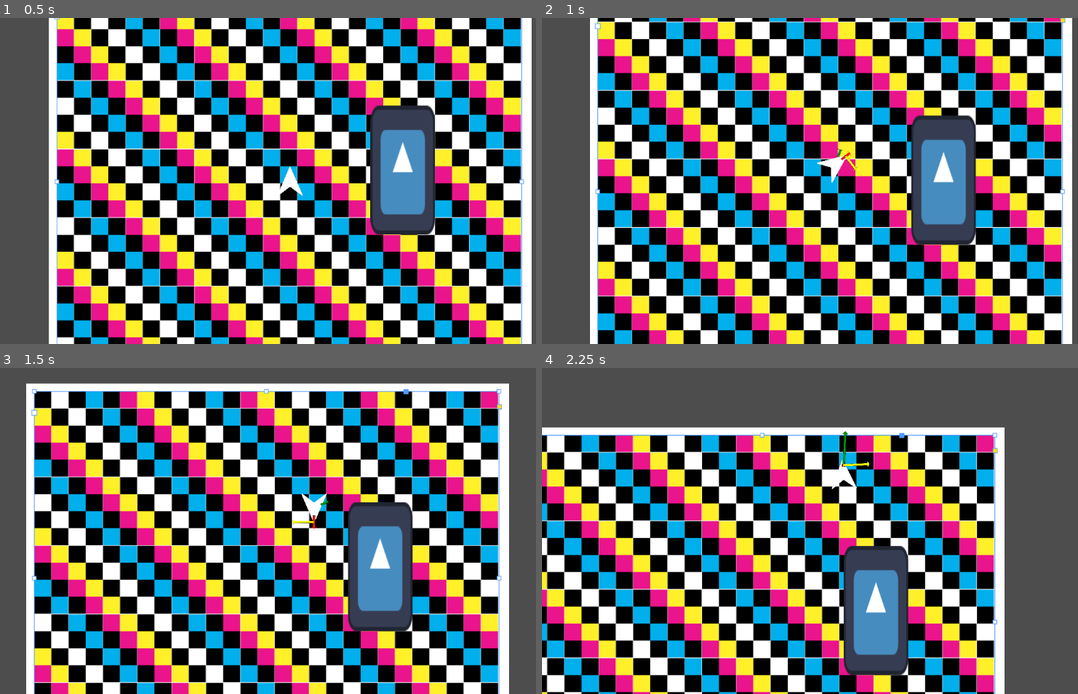
Above: before the commit, frames 1-4 (two rows, left to right).
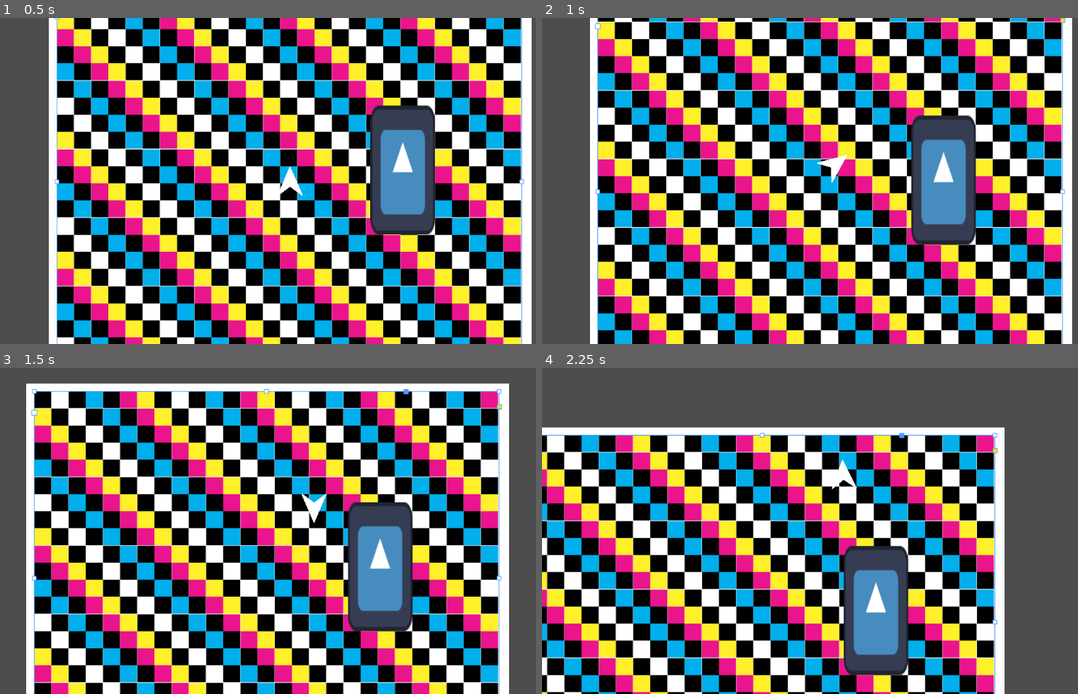
Above: after the commit, the same moments.

Repository: ParadoxArcher/Angle_Advantage
Game: Godot game, scene res://Scenes/GameScene.tscn
The game is run twice, just before and just after one commit, with the same random seed, the same clock (stepped at 60 frames per second) and the same inputs. The engine's default icon, where the game draws it, is replaced by a stand-in: a white triangle on a blue panel in a dark square.
Inputs:
- Up to frame 1 (0.5 s): no input
- Up to frame 2 (1 s): tap Enter at 0.5 s; hold D (RotateRight) from 0.53 s (still down); hold W (Boost) from 0.53 s (still down)
- Up to frame 3 (1.5 s): release D (RotateRight) at 1.28 s; release W (Boost) at 1.28 s; hold S (Back) from 1.28 s (still down); tap W (Boost) at 1.35 s
- Up to frame 4 (2.25 s): release S (Back) at 2.03 s; hold D (RotateRight) from 2.03 s (still down); hold W (Boost) from 2.03 s (still down); tap Space (Dodge) at 2.1 s

Frame 1 is identical in both runs. In frame 2, less than 0.1% of the frame differs, in the area x 54-59%, y 40-47%; in frame 3, less than 0.1%; in frame 4, 0.1%, in the area x 55-62%, y 19-31%.

Commit message:
vault backup: 2025-01-15 14:32:38

Diff:
--- a/zProject Files/Godot/Scripts/PlayerScript.gd
+++ b/zProject Files/Godot/Scripts/PlayerScript.gd
@@ -81,37 +81,37 @@
 
 
 #region Markers Variables
-@export var MarkerSize = {"CenterGap": 30, "RotaSpeedGap": 75, "VelLength": .5, "NeutralLength": .35, "RotaSpeedLength": .5} #RotaSpeedGap left unimplemented, intended to slide rota_speed_display along neutral_display
-@export var Markers = [true, false]
+@export var DisplaySize = {"CenterGap": 30, "velLength": .5, "boost_dirLength": .35, "rota_speedLength": .5}
+@export var DisplaysActive = [false, false]
 @onready var Displays = {"velocity": $Sprites/VelDisplay, "boost_dir": $Sprites/BoostDirDisplay, "rota_speed": $Sprites/RotaSpeedDisplay}
 #endregion
 
 func _process(_delta):
 		#region Markers
-	if Markers[0]:
-		if not Markers[1]:
+	if DisplaysActive[0]:
+		if not DisplaysActive[1]:
 			Displays["velocity"].visible = true
 			Displays["boost_dir"].visible = true
 			Displays["rota_speed"].visible = true
-			Markers[1] = true
+			DisplaysActive[1] = true
 
-		Displays["velocity"].scale.x = velocity.length() * MarkerSize["VelLength"] / MaxSpeed[1]
-		Displays["velocity"].position = position + (((150 * Displays["velocity"].scale.x ) + MarkerSize["CenterGap"] ) * velocity.normalized() ) # 150 is the size of vel_display's sprite's X.length/2
+		Displays["velocity"].scale.x = velocity.length() * DisplaySize["velLength"] / MaxSpeed[1]
+		Displays["velocity"].position = position + (((150 * Displays["velocity"].scale.x ) + DisplaySize["CenterGap"] ) * velocity.normalized() ) # 150 is the size of vel_display's sprite's X.length/2
 		Displays["velocity"].rotation = velocity.angle()
 
-		Displays["boost_dir"].scale.x = BoostDecay[0] * MarkerSize["NeutralLength"]
-		Displays["boost_dir"].position = position + ((150 * Displays["boost_dir"].scale.x ) + MarkerSize["CenterGap"] ) * Vector2(cos(rotation), sin(rotation))
+		Displays["boost_dir"].scale.x = BoostDecay[0] * DisplaySize["boost_dirLength"]
+		Displays["boost_dir"].position = position + ((150 * Displays["boost_dir"].scale.x ) + DisplaySize["CenterGap"] ) * Vector2(cos(rotation), sin(rotation))
 		Displays["boost_dir"].rotation = rotation
 
-		Displays["rota_speed"].scale.x = RotaSpeed * MarkerSize["RotaSpeedLength"] / MaxRota
+		Displays["rota_speed"].scale.x = RotaSpeed / MaxRota * DisplaySize["rota_speedLength"]
 		Displays["rota_speed"].position = Displays["boost_dir"].position + ((150 * Displays["rota_speed"].scale.x ) * Vector2(cos(Displays["boost_dir"].rotation + PI/2), sin(Displays["boost_dir"].rotation + PI/2)) )
 		Displays["rota_speed"].rotation = Displays["boost_dir"].rotation + PI/2
 
-	elif Markers [1]:
+	elif DisplaysActive [1]:
 		Displays["velocity"].visible = false
 		Displays["boost_dir"].visible = false
 		Displays["rota_speed"].visible = false
-		Markers[1] = false
+		DisplaysActive[1] = false
 	#endregion
 
 func Dodge(DodgeDir):
Not shown, changed: .obsidian/graph.json
Not shown, changed: .obsidian/plugins/obsidian-excalidraw-plugin/data.json
Not shown, changed: .obsidian/templates.json
Not shown, changed: .obsidian/workspace.json
Not shown, added: DevNotes/Player/Movement/Brakes.md
Not shown, added: DevNotes/Player/Movement/Movement Visualizer.md
Not shown, changed: DevNotes/Player/Movement/Rotation.md
Not shown, changed: DevNotes/ToDoList.md
Not shown, changed: Devlogs/2025-01-10.md
Not shown, added: zReferences/Excalidraw/CounterSteering Scribble.md
Not shown, added: zReferences/Excalidraw/MissionStatementSketch.md
Not shown, added: zReferences/Images/Data Wing.jpg
(and 1 more such lines)
